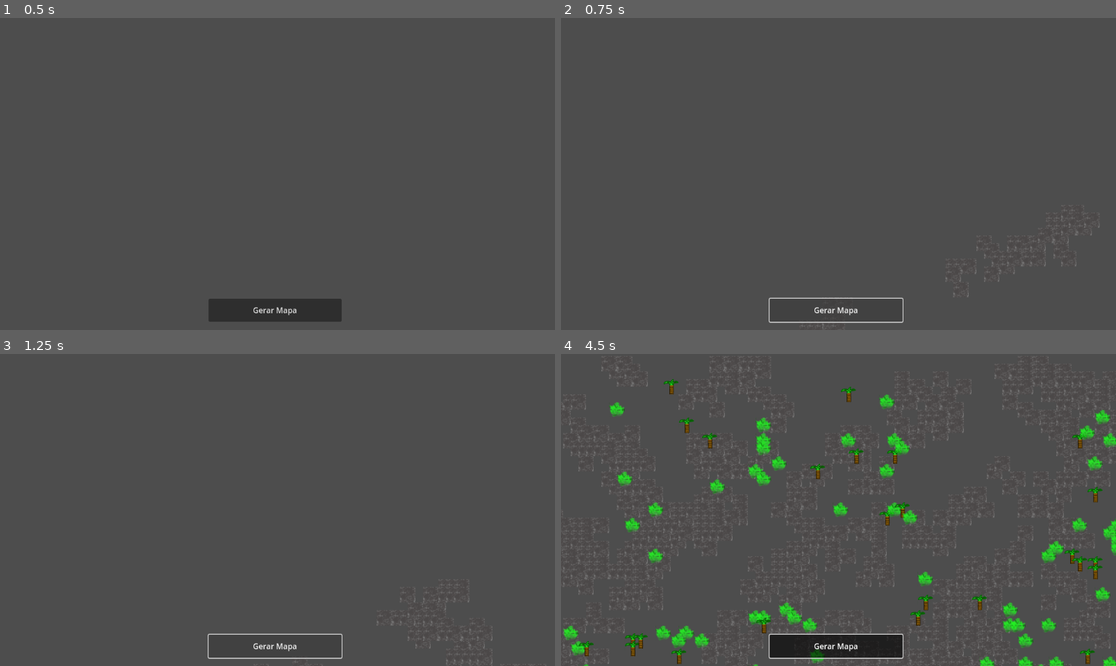
Above: before the commit, frames 1-4 (two rows, left to right).
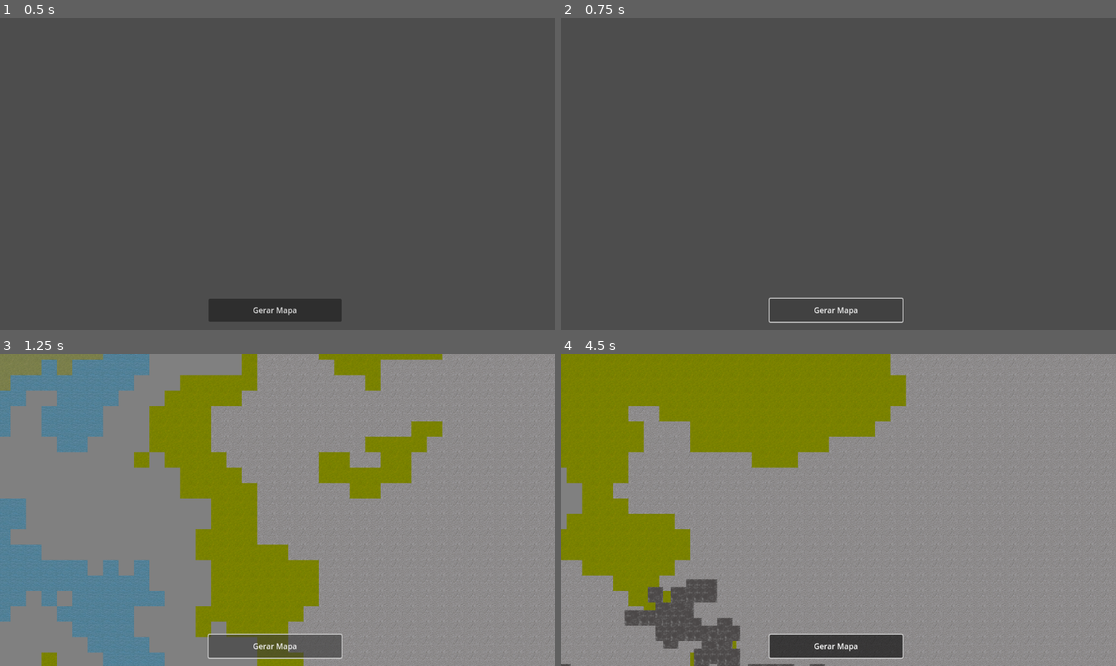
Above: after the commit, the same moments.

Repository: welltonsoaress/Project-RimWorld
Game: Godot game, scene res://Main.tscn
Two runs of this game, one before a commit and one after it. Both use one fixed random seed, a clock stepped at 60 frames per second and the inputs below.
Inputs (mouse positions are in pixels of both pictures, inside the frame that each line leads up to):
- Up to frame 1 (0.5 s): no input
- Up to frame 2 (0.75 s): click "Gerar Mapa" at 0.5 s
- Up to frame 3 (1.25 s): no input
- Up to frame 4 (4.5 s): tap Enter (ui_accept) at 1.25, 2.1, 2.27, 2.57, 3.6, 3.77, 4.07 s; move the mouse to (960, 494) at 1.27 s; hold Right (ui_right) 1.28-2.03 s; hold Enter (ui_accept) 1.28-2.03 s; click (960, 494) at 1.42 s; move the mouse to (727, 525) at 2.02 s; hold Down (ui_down) 2.03-2.78 s; move the mouse to (894, 441) at 2.77 s; hold Right (ui_right) 2.78-3.53 s; hold Enter (ui_accept) 2.78-3.53 s; move the mouse to (810, 572) at 3.52 s; hold Up (ui_up) 3.53-4.28 s; click (810, 572) at 3.67 s; move the mouse to (1005, 556) at 4.27 s; hold Left (ui_left) from 4.28 s (still down); hold Enter (ui_accept) from 4.28 s (still down)

Frame 1 is identical in both runs. In frame 2, less than 0.1% of the frame differs, in the area x 43-97%, y 60-100%; in frame 3, 99%, in the area x 0-100%, y 0-100%; in frame 4, 96%.

Commit message:
Atualização map funcional parcial

Diff:
--- a/Main.gdshader
+++ b/Main.gdshader
@@ -1,7 +1,7 @@
 shader_type canvas_item;
 
 // Tamanho do tile em pixels
-uniform float tileSizeInPixels = 32.0;
+uniform float tileSizeInPixels : hint_range(16.0, 64.0) = 32.0;
 
 // Tamanho da textura atlas em pixels
 uniform float textureAtlasTextureSizeInPixels = 128.0;
@@ -13,85 +13,111 @@
 uniform float mapTilesCountX = 128.0;
 uniform float mapTilesCountY = 128.0;
 
-// Textura atlas
-uniform sampler2D textureAtlas;
+// Textura atlas - OBRIGATÓRIA
+uniform sampler2D textureAtlas : hint_default_black, filter_nearest;
 
-// Dados do mapa
-uniform sampler2D mapData;
+// Dados do mapa - Gerado dinamicamente
+uniform sampler2D mapData : hint_default_black, filter_nearest;
 
-// Tile blend texture
-uniform sampler2D blendTexture;
-
-// Quantidade de tiles na blend texture
-uniform float blendTextureTiles = 4.0;
+// Uniformes de blend removidos (não utilizados)
 
 vec2 getTilePos(vec2 uv) {
-    vec4 debugColor = vec4(0.0);  // Agora local
-    float u = clamp(uv.x, 0.0, 1.0 - 1.0/mapTilesCountX);
-    float v = clamp(uv.y, 0.0, 1.0 - 1.0/mapTilesCountY);
-    if (u <= 0.0 || u >= 1.0 || v <= 0.0 || v >= 1.0) {
-        debugColor = vec4(1.0, 0.0, 0.0, 1.0);  // Vermelho para UVs inválidos
-        return vec2(-1.0, -1.0);
-    }
+    // Garante que os UVs estão no range válido
+    float u = clamp(uv.x, 0.0, 0.999);
+    float v = clamp(uv.y, 0.0, 0.999);
+
     return vec2(floor(u * mapTilesCountX), floor(v * mapTilesCountY));
 }
 
 vec2 getPixelPosInTile(vec2 uv) {
-    float uvScaleX = uv.x * (mapTilesCountX * tileSizeInPixels) / textureAtlasTextureSizeInPixels;
-    float uvScaleY = uv.y * (mapTilesCountY * tileSizeInPixels) / textureAtlasTextureSizeInPixels;
-    float relativePosX = mod(uvScaleX, tileSizeInPixels);
-    float relativePosY = mod(uvScaleY, tileSizeInPixels);
+    // Calcula posição do pixel dentro do tile atual
+    float uvScaleX = uv.x * mapTilesCountX;
+    float uvScaleY = uv.y * mapTilesCountY;
+
+    float relativePosX = fract(uvScaleX) * tileSizeInPixels;
+    float relativePosY = fract(uvScaleY) * tileSizeInPixels;
+
     return vec2(relativePosX, relativePosY);
 }
 
 float getTileId(vec2 pos) {
-    vec4 debugColor = vec4(0.0);  // Local
-    if (pos.x >= 0.0 && pos.x < mapTilesCountX && pos.y >= 0.0 && pos.y < mapTilesCountY) {
-        float tileRed = texelFetch(mapData, ivec2(pos), 0).r;
-        float tileId = floor(tileRed * 7.0);
-        if (tileId < 0.0 || tileId > 7.0) {
-            debugColor = vec4(1.0, 0.0, 1.0, 1.0);  // Magenta para tileId inválido
-            return 3.0;  // Fallback
-        }
-        return clamp(tileId, 0.0, 7.0);
+    // Verifica bounds
+    if (pos.x < 0.0 || pos.x >= mapTilesCountX || pos.y < 0.0 || pos.y >= mapTilesCountY) {
+        return 3.0; // Água como fallback
     }
-    return 3.0;  // Fallback para água
+
+    // Lê o valor do tile do mapData com coordenadas corrigidas
+    vec2 mapUV = (pos + vec2(0.5)) / vec2(mapTilesCountX, mapTilesCountY);
+    vec4 mapPixel = texture(mapData, mapUV);
+
+    // Converte de volta para ID do tile (0-7)
+    // Assumindo que você está salvando o ID como mapPixel.r * 255 / 7
+    float tileId = floor(mapPixel.r * 7.0 + 0.5);
+    return clamp(tileId, 0.0, 7.0);
 }
 
 vec2 getAtlasPixelPos(vec2 pixelPosInTile, float tileId) {
+    // Calcula posição na atlas baseada no ID do tile
     float row = floor(tileId / textureAtlasTexturesWidth);
     float col = mod(tileId, textureAtlasTexturesWidth);
-    vec2 textureStartPos = vec2(col * tileSizeInPixels, row * tileSizeInPixels);
-    return textureStartPos + pixelPosInTile;
+
+    // Adiciona pequeno offset para evitar bleeding entre tiles
+    vec2 offset = vec2(0.5, 0.5);
+    vec2 textureStartPos = vec2(col * tileSizeInPixels, row * tileSizeInPixels) + offset;
+
+    // Clamp para evitar sampling fora do tile
+    vec2 clampedPixelPos = clamp(pixelPosInTile, vec2(1.0), vec2(tileSizeInPixels - 1.0));
+
+    return textureStartPos + clampedPixelPos;
 }
 
 vec4 getColorForCurrentPixel(float tileId, vec2 pixelPosInTile) {
-    vec2 pixelPosAtlas = getAtlasPixelPos(pixelPosInTile, tileId) / vec2(textureAtlasTextureSizeInPixels);
-    vec4 color = texture(textureAtlas, pixelPosAtlas);
+    vec2 pixelPosAtlas = getAtlasPixelPos(pixelPosInTile, tileId);
+    vec2 atlasUV = pixelPosAtlas / vec2(textureAtlasTextureSizeInPixels);
+
+    // Clamp UV para garantir que não saia dos bounds
+    atlasUV = clamp(atlasUV, vec2(0.0), vec2(1.0));
+
+    vec4 color = texture(textureAtlas, atlasUV);
+
+    // Se a cor for inválida, usa uma cor padrão baseada no tileId
     if (color.a < 0.1) {
-        return vec4(0.0, 1.0, 0.0, 1.0);  // Verde para falha na textura
+        // Cores de fallback por ID (usando comparação aproximada de float)
+        if (abs(tileId - 0.0) < 0.0001) color = vec4(0.2, 0.8, 0.2, 1.0); // Verde (grama)
+        else if (abs(tileId - 1.0) < 0.0001) color = vec4(0.6, 0.4, 0.2, 1.0); // Marrom (terra)
+        else if (abs(tileId - 2.0) < 0.0001) color = vec4(0.8, 0.8, 0.8, 1.0); // Cinza (pedra)
+        else if (abs(tileId - 3.0) < 0.0001) color = vec4(0.2, 0.2, 0.8, 1.0); // Azul (água)
+        else color = vec4(0.5, 0.5, 0.5, 1.0); // Cinza padrão
     }
+
     return color;
 }
 
 void fragment() {
-    vec2 tile = getTilePos(UV);
-    vec2 pixelPosInTile = getPixelPosInTile(UV);
+    // Verifica se as texturas necessárias estão disponíveis
+    vec4 atlasTest = texture(textureAtlas, vec2(0.0));
+    vec4 mapDataTest = texture(mapData, vec2(0.0));
 
-    float tileIdSelf = getTileId(tile);
-    vec4 colorSelf = getColorForCurrentPixel(tileIdSelf, pixelPosInTile);
+    // Debug: Se não há textureAtlas, mostra vermelho
+    if (atlasTest == vec4(0.0, 0.0, 0.0, 0.0)) {
+        COLOR = vec4(1.0, 0.0, 0.0, 1.0); // Vermelho = sem textureAtlas
+    }
+    // Debug: Se não há mapData, mostra azul
+    else if (mapDataTest == vec4(0.0, 0.0, 0.0, 0.0)) {
+        COLOR = vec4(0.0, 0.0, 1.0, 1.0); // Azul = sem mapData
+    }
+    else {
+        // Processamento normal
+        vec2 tile = getTilePos(UV);
+        vec2 pixelPosInTile = getPixelPosInTile(UV);
 
-    if (tile.x < 0.0 || tile.y < 0.0) {  // Verifica UVs inválidos
-        COLOR = vec4(1.0, 0.0, 0.0, 1.0);  // Vermelho
-    } else if (tileIdSelf == 3.0 && texelFetch(mapData, ivec2(tile), 0).r * 7.0 < 0.0) {  // Verifica tileId inválido
-        COLOR = vec4(1.0, 0.0, 1.0, 1.0);  // Magenta
-    } else if (abs(colorSelf.a - 0.0) < 0.0001) {
-        COLOR = vec4(0.5, 0.5, 0.5, 1.0);  // Cinza como fallback
-    } else {
-        float halfTile = tileSizeInPixels / 2.0;
-        float blendFactorX = smoothstep(0.0, halfTile, abs(halfTile - pixelPosInTile.x));
-        float blendFactorY = smoothstep(0.0, halfTile, abs(halfTile - pixelPosInTile.y));
-        vec4 colorFinal = colorSelf;
-        COLOR = mix(colorFinal, vec4(0.5, 0.5, 0.5, 1.0), max(blendFactorX, blendFactorY));
+        float tileIdSelf = getTileId(tile);
+        vec4 colorSelf = getColorForCurrentPixel(tileIdSelf, pixelPosInTile);
+
+        // Remove o blend que estava causando as grades visíveis
+        COLOR = colorSelf;
+
+        // Debug: Mostra o tile ID como cor se necessário (descomente para debug)
+        // COLOR = vec4(tileIdSelf / 7.0, 0.0, 0.0, 1.0);
     }
 }
--- a/Main.tscn
+++ b/Main.tscn
@@ -1,9 +1,8 @@
-[gd_scene load_steps=21 format=4 uid="uid://dmbed5r85ggov"]
+[gd_scene load_steps=20 format=4 uid="uid://dmbed5r85ggov"]
 
 [ext_resource type="Script" uid="uid://bup8ox2b61s8g" path="res://main.gd" id="1_3dxm6"]
 [ext_resource type="Script" uid="uid://w2ovqgrrrt2m" path="res://layer1.gd" id="2_3dxm6"]
 [ext_resource type="Texture2D" uid="uid://bwruab0yfesnk" path="res://TileSets/terrain_tileset3.png" id="2_lgr22"]
-[ext_resource type="Texture2D" uid="uid://3oh8ft78743i" path="res://blendTexture.png" id="3_c6i3y"]
 [ext_resource type="Texture2D" uid="uid://bk7vu31wtjn6j" path="res://TileSets/ResourcesTileSet.png" id="3_lgr22"]
 [ext_resource type="Texture2D" uid="uid://dojtyc5k1bjp0" path="res://mapData.png" id="4_c2ibq"]
 [ext_resource type="Script" uid="uid://2fqasvwv2i2s" path="res://resource_map.gd" id="4_trn2v"]
@@ -23,8 +22,6 @@
 shader_parameter/mapTilesCountY = 128.0
 shader_parameter/textureAtlas = ExtResource("11_j4qnp")
 shader_parameter/mapData = ExtResource("4_c2ibq")
-shader_parameter/blendTexture = ExtResource("3_c6i3y")
-shader_parameter/blendTextureTiles = 4.0
 
 [sub_resource type="TileSetAtlasSource" id="TileSetAtlasSource_trn2v"]
 texture = ExtResource("2_lgr22")
--- a/main.gd
+++ b/main.gd
@@ -9,32 +9,45 @@
 func _ready():
 	if not Engine.is_editor_hint() and not is_generating:
 		is_generating = true
-		print("🎮 Gerando mapa procedural...")
+		print("🎮 Iniciando geração do mapa procedural...")
 		setup_layers()
+		# Aguarda um frame para garantir que tudo está inicializado
+		await get_tree().process_frame
 		generate_all()
 		is_generating = false
 
 func setup_layers():
-	$ShaderTerrain.z_index = 0
-	$Resource/ResourceMap.z_index = 1
-	$Object/ObjectMap.z_index = 2
-	print("🔧 Camadas configuradas: ShaderTerrain=0, Resource=1, Object=2")
+	# Configura z-index das camadas
+	if has_node("ShaderTerrain"):
+		$ShaderTerrain.z_index = 0
+	if has_node("Resource/ResourceMap"):
+		$Resource/ResourceMap.z_index = 1
+	if has_node("Object/ObjectMap"):
+		$Object/ObjectMap.z_index = 2
+	print("🔧 Camadas configuradas")
 
 func generate_all():
 	if is_generating:
-		print("⚠️ Geração já em progresso, reiniciando...")
-		is_generating = false
+		print("⚠️ Geração já em progresso, aguardando...")
+		return
+
 	is_generating = true
+	print("🚀 Iniciando geração completa...")
 
-	var terrain = $Terrain/TerrainMap
+	# 1. PRIMEIRO: Gera o terreno e salva mapData.png
+	var terrain = get_node_or_null("Terrain/TerrainMap")
 	if terrain and terrain.has_method("GenerateTerrain"):
 		print("🌍 Gerando terreno...")
-		terrain.generateTerrain = true
-		await get_tree().create_timer(0.5).timeout
+		terrain.GenerateTerrain()
+		# Aguarda mais tempo para garantir que o arquivo foi salvo
+		await get_tree().create_timer(1.0).timeout
 	else:
-		print("❌ TerrainMap não encontrado ou sem GenerateTerrain!")
+		print("❌ TerrainMap não encontrado!")
+		is_generating = false
+		return
 
-	var resources = $Resource/ResourceMap
+	# 2. SEGUNDO: Gera recursos (depende do terreno)
+	var resources = get_node_or_null("Resource/ResourceMap")
 	if resources and resources.has_method("generate"):
 		print("🔧 Gerando recursos...")
 		resources.generate()
@@ -42,7 +55,8 @@
 	else:
 		print("❌ ResourceMap não encontrado!")
 
-	var objects = $Object/ObjectMap
+	# 3. TERCEIRO: Gera objetos (depende de terreno e recursos)
+	var objects = get_node_or_null("Object/ObjectMap")
 	if objects and objects.has_method("generate"):
 		print("📦 Gerando objetos...")
 		objects.generate()
@@ -50,16 +64,63 @@
 	else:
 		print("❌ ObjectMap não encontrado!")
 
-	var shader_sprite = $ShaderTerrain
-	if shader_sprite and shader_sprite.has_method("update_texture"):
-		print("🎨 Atualizando ShaderTerrain...")
-		shader_sprite.update_texture()
+	# 4. QUARTO: Configura o shader (depende do mapData.png)
+	var shader_sprite = get_node_or_null("ShaderTerrain")
+	if shader_sprite:
+		print("🎨 Configurando ShaderTerrain...")
+		# Aguarda um pouco mais para garantir que o arquivo existe
+		await get_tree().create_timer(0.5).timeout
+
+		if shader_sprite.has_method("update_texture"):
+			shader_sprite.update_texture()
+		else:
+			print("❌ ShaderTerrain sem método update_texture!")
+	else:
+		print("❌ ShaderTerrain não encontrado!")
+
 	is_generating = false
-	print("✅ Geração concluída!")
+	print("✅ Geração completa finalizada!")
+
+	# Debug final
+	debug_final_state()
+
+func debug_final_state():
+	print("\n🔍 === DEBUG FINAL ===")
+
+	# Verifica se mapData.png existe
+	var file = FileAccess.open("res://mapData.png", FileAccess.READ)
+	if file:
+		print("✅ mapData.png existe, tamanho: ", file.get_length(), " bytes")
+		file.close()
+	else:
+		print("❌ mapData.png não encontrado!")
+
+	# Verifica shader
+	var shader_sprite = get_node_or_null("ShaderTerrain")
+	if shader_sprite:
+		var material = shader_sprite.material
+		if material and material is ShaderMaterial:
+			var shader_mat = material as ShaderMaterial
+			print("✅ ShaderMaterial encontrado")
+			print("  - Shader: ", shader_mat.shader != null)
+			print("  - textureAtlas: ", shader_mat.get_shader_parameter("textureAtlas") != null)
+			print("  - mapData: ", shader_mat.get_shader_parameter("mapData") != null)
+
+			if shader_sprite.has_method("debug_shader_parameters"):
+				shader_sprite.debug_shader_parameters()
+		else:
+			print("❌ ShaderMaterial não encontrado!")
+
+	print("=== FIM DEBUG ===\n")
 
 func _on_generate_button_pressed():
 	if not is_generating:
-		is_generating = true
-		print("🔁 Regenerando tudo...")
+		print("🔁 Regenerando tudo via botão...")
 		generate_all()
-		is_generating = false
+	else:
+		print("⚠️ Geração em progresso, aguarde...")
+
+# Função para regenerar manualmente (útil para debug)
+func force_regenerate():
+	is_generating = false
+	generate_all()
--- a/shader_terrain.gd
+++ b/shader_terrain.gd
@@ -6,59 +6,127 @@
 
 @onready var shader_sprite := self
 @onready var material_instance := material as ShaderMaterial if material and material is ShaderMaterial else ShaderMaterial.new()
-var map_data_texture: ImageTexture = null  # Usa ImageTexture para geração dinâmica
+var map_data_texture: ImageTexture = null
 
 func _ready():
 	if not Engine.is_editor_hint():
-		# Usa material existente ou cria novo, preserva configurações manuais
-		if not material or not material is ShaderMaterial:
-			material = ShaderMaterial.new()
-			material.shader = load("res://main.gdshader")
-			print("📢 Material inicializado e shader atribuído: ", material.shader.resource_path)
-		else:
-			print("📢 Usando material existente: ", material.resource_name)
+		setup_shader_material()
+		# Aguarda a geração do terreno antes de atualizar
+		await get_tree().create_timer(0.1).timeout
 		update_texture()
 
-func update_texture():
-	await get_tree().process_frame
-	await get_tree().create_timer(0.5).timeout
+func setup_shader_material():
+	# Sempre cria um novo material para garantir que o shader seja carregado
+	material = ShaderMaterial.new()
+	var shader = load("res://Main.gdshader")
 
-	var map_data_image = Image.new()
-	var err = map_data_image.load("res://mapData.png")
-	if err != OK:
-		print("⚠️ Falha ao carregar mapData.png: ", err)
+	if not shader:
+		print("❌ Falha ao carregar shader Main.gdshader")
 		return
 
+	material.shader = shader
+	material_instance = material as ShaderMaterial
+
+	# Configura textureAtlas OBRIGATÓRIA
+	var texture_atlas = load("res://TileSets/textureAtlas.png")
+	if not texture_atlas:
+		print("❌ Falha ao carregar textureAtlas.png")
+		return
+
+	material_instance.set_shader_parameter("textureAtlas", texture_atlas)
+	print("✅ Shader e textureAtlas carregados com sucesso")
+
+	# Configura parâmetros fixos
+	material_instance.set_shader_parameter("tileSizeInPixels", float(tile_size))
+	material_instance.set_shader_parameter("textureAtlasTextureSizeInPixels", 128.0)
+	material_instance.set_shader_parameter("textureAtlasTexturesWidth", 4.0)
+	material_instance.set_shader_parameter("mapTilesCountX", float(map_width))
+	material_instance.set_shader_parameter("mapTilesCountY", float(map_height))
+	material_instance.set_shader_parameter("blendTextureTiles", 4.0)
+
+	# Carrega blendTexture se existir
+	var blend_texture = load("res://blendTexture.png")
+	if blend_texture:
+		material_instance.set_shader_parameter("blendTexture", blend_texture)
+
+func update_texture():
+	if not material_instance:
+		print("❌ Material não inicializado!")
+		return
+
+	# Aguarda um pouco mais para garantir que o arquivo foi salvo
+	await get_tree().create_timer(0.8).timeout
+
+	# Método mais seguro para carregar a imagem gerada
+	var map_data_image = await load_map_data_safely()
+	if not map_data_image:
+		print("❌ Falha ao carregar mapData")
+		return
+
+	# Cria nova ImageTexture
 	if not map_data_texture:
 		map_data_texture = ImageTexture.new()
+
 	map_data_texture.set_image(map_data_image)
-	print("📷 Textura gerada dinamicamente, tamanho: ", map_data_image.get_size(), " - Primeiros pixels: ", map_data_image.get_pixel(0, 0), map_data_image.get_pixel(1, 0))
+	print("📷 Textura criada, tamanho: ", map_data_image.get_size())
 
-	if material_instance:
-		material_instance.set_shader_parameter("map_data", null)
-		await get_tree().process_frame
-		material_instance.set_shader_parameter("map_data", map_data_texture)
-		print("📌 map_data atribuído: ", map_data_texture.get_size())
-		material_instance.set_shader_parameter("mapTilesCountX", map_width)
-		material_instance.set_shader_parameter("mapTilesCountY", map_height)
-		material_instance.set_shader_parameter("tileSizeInPixels", tile_size)
-		material_instance.set_shader_parameter("textureAtlasTextureSizeInPixels", 128.0)
-		material_instance.set_shader_parameter("textureAtlasTexturesWidth", 4.0)
-		material_instance.set_shader_parameter("blendTexture", preload("res://blendTexture.png"))
-		material_instance.set_shader_parameter("blendTextureTiles", 4.0)
-		print("🎨 ShaderMaterial atualizado com nova textura: ", map_data_texture.get_size())
-		material = material_instance
-		queue_redraw()  # Força a renderização
-	else:
-		print("⚠️ No shader material instance assigned to ShaderTerrain!")
+	# Remove parâmetro antigo e define novo
+	material_instance.set_shader_parameter("mapData", null)
+	await get_tree().process_frame
+	material_instance.set_shader_parameter("mapData", map_data_texture)
 
-	scale = Vector2(1.0, 1.0)
-	print("Sprite scaled to: ", scale)
+	print("🎨 mapData atualizado no shader")
 
-	position = Vector2.ZERO
+	# Força atualização visual
+	texture = load("res://TileSets/blank_1x1_white.png") # Imagem base para o sprite
+	if texture:
+		# Calcula o tamanho correto baseado no mapa
+		scale = Vector2(
+			float(map_width * tile_size) / texture.get_width(),
+			float(map_height * tile_size) / texture.get_height()
+		)
+		print("🔄 Sprite redimensionado para: ", scale)
 
-func _on_material_changed():
-	print("🔄 Material mudou, verificando parâmetros...")
-	if material_instance:
-		var map_data = material_instance.get_shader_parameter("map_data")
-		print("🔍 map_data atual: ", map_data.get_size() if map_data else "Nenhum")
+	queue_redraw()
+
+func load_map_data_safely() -> Image:
+	var image = Image.new()
+
+	# Tenta carregar o arquivo várias vezes se necessário
+	for attempt in range(5):
+		var err = image.load("res://mapData.png")
+		if err == OK:
+			print("✅ mapData.png carregado na tentativa ", attempt + 1)
+			return image
+		else:
+			print("⚠️ Tentativa ", attempt + 1, " falhou, erro: ", err)
+			await get_tree().create_timer(0.2).timeout
+
+	# Se ainda falhou, cria uma imagem de fallback
+	print("❌ Criando mapData de fallback")
+	image = Image.create(map_width, map_height, false, Image.FORMAT_RGB8)
+
+	# Preenche com padrão de teste (água = tile 3)
+	for x in range(map_width):
+		for y in range(map_height):
+			image.set_pixel(x, y, Color(3.0/7.0, 0, 0)) # Tile ID 3 (água)
+
+	return image
+
+# Função de debug para verificar parâmetros do shader
+func debug_shader_parameters():
+	if not material_instance:
+		print("❌ Sem material para debug")
+		return
+
+	print("🔍 DEBUG - Parâmetros do Shader:")
+	print("  - textureAtlas: ", material_instance.get_shader_parameter("textureAtlas"))
+	print("  - mapData: ", material_instance.get_shader_parameter("mapData"))
+	print("  - tileSizeInPixels: ", material_instance.get_shader_parameter("tileSizeInPixels"))
+	print("  - mapTilesCountX: ", material_instance.get_shader_parameter("mapTilesCountX"))
+	print("  - mapTilesCountY: ", material_instance.get_shader_parameter("mapTilesCountY"))
+
+# Chama debug após updates (útil para testar)
+func _input(event):
+	if event.is_action_pressed("ui_accept"): # Enter
+		debug_shader_parameters()
Binary file changed: mapData.png
Not shown, changed: .gitattributes
